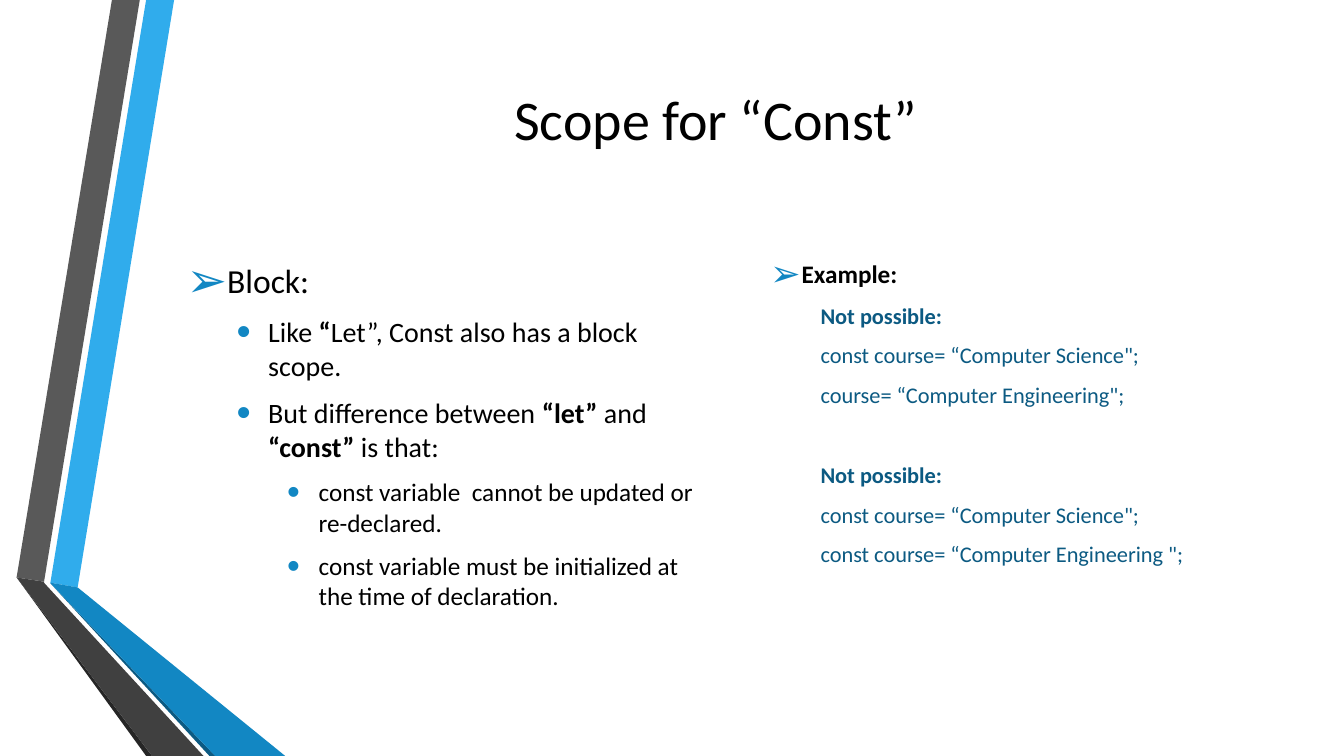
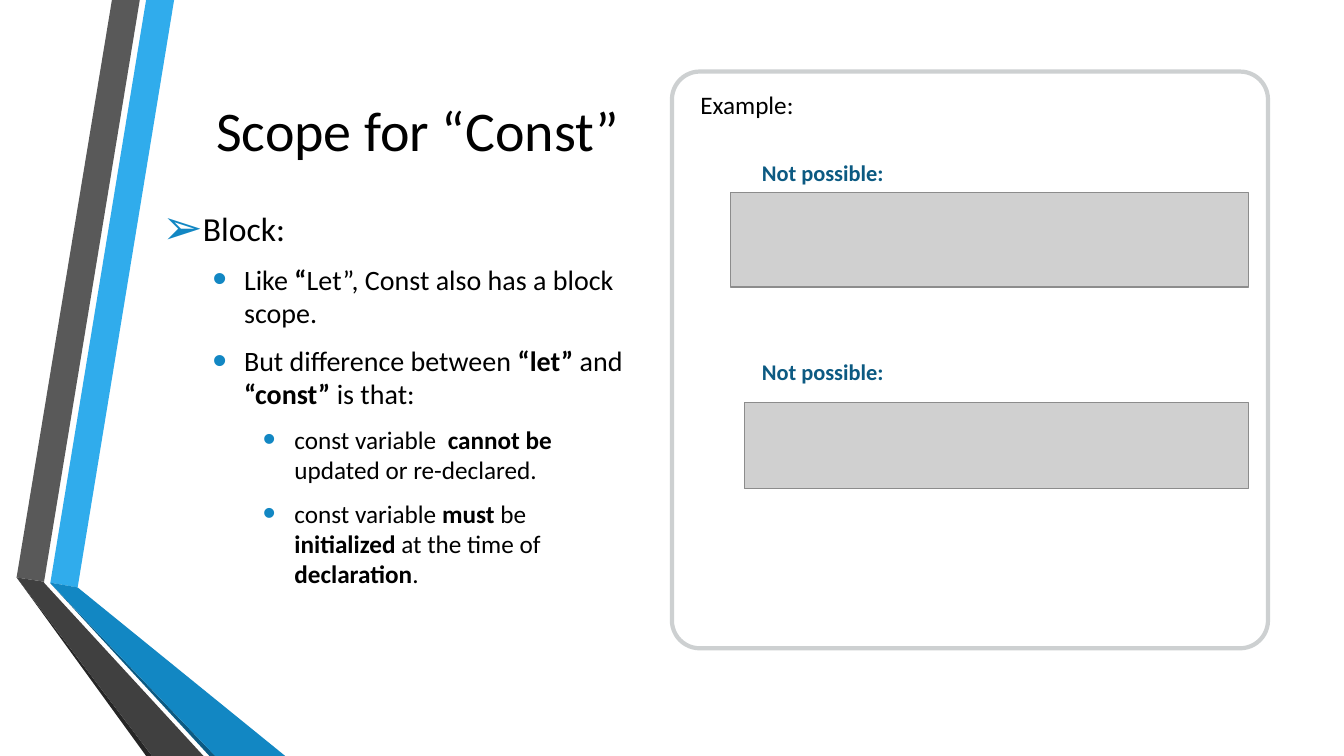
Before and after one commit to kalyank12/SoftwareParadigms, a slide deck: slide 11 of PPT/Group02-Component1.pptx. Drawn at 1344x756 pixels with LibreOffice and Linux fonts; fonts in the diff are those of the drawing; grey boxes stand for pictures; background and template pictures are left out. Boxes give left, top, right and bottom in pixels: in the first picture for what was removed or moved away, otherwise in the second. Text is boxed around its words. In the diff, an @@ line names an element or a change of style, - is before the commit and + after.

Commit message:
Add files via upload
Update with few slides contents and formatting of all slides

```diff
--- a/PPT/Group02-Component1.pptx
+++ b/PPT/Group02-Component1.pptx
@@ freeform shape removed at bbox=[50, 0, 174, 588] @@
@@ freeform shape added at bbox=[50, 0, 174, 588], fill #30ACEC @@
@@ title "Scope for “Const”": place and size @@
-title "Scope for “Const”" at bbox=[514, 99, 917, 149]
+title "Scope for “Const”" at bbox=[216, 110, 619, 160]
@@ rounded rectangle added at bbox=[673, 72, 1268, 648], fill #FFFFFF, outline #979D9F 3 pt @@
@@ text added at bbox=[700, 96, 793, 118], 18 pt, text #000000 @@
+Example:
@@ text added at bbox=[762, 165, 883, 384], 16 pt, text #0C5A82, bold @@
+  Not possible:
+  Not possible:
@@ text "Block:": place and size @@
-text "Block:" at bbox=[227, 269, 693, 605]
+text "Block:" at bbox=[203, 217, 623, 584]
@@ picture added at bbox=[731, 193, 1248, 287] @@
@@ text removed at bbox=[802, 265, 1163, 566] @@
-➢ Example:
-  Not possible:
-  const course= “Computer Science";
-  course= “Computer Engineering";
-  Not possible:
-  const course= “Computer Science";
-  const course= “Computer Engineering ";
@@ picture added at bbox=[744, 402, 1248, 489] @@
@@ text at bbox=[294, 431, 552, 584]: bold on in "cannot be", "must initialized declaration." @@
```
Also in this commit, not shown: 18 other slides changed.
